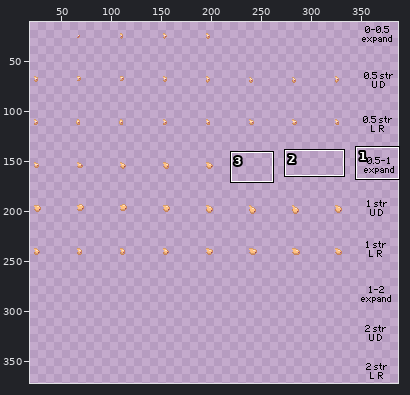
Edited in one commit: sprite sheet (humanoid/any/sbqVoreParts/breastsBack.png). The picture above shows the old version from afar; the outline marks the close-up.
Close-up. Old version:
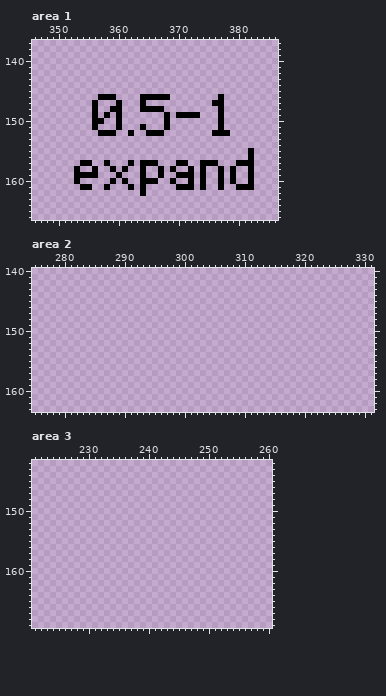
The file is 387x387 pixels. Shown: area 1: x 346..386, y 137..166; area 2: x 275..331, y 140..163; area 3: x 221..260, y 142..169. The wide view leaves out empty margins. The commit also changed other parts of the picture, which this record leaves out.
The result:
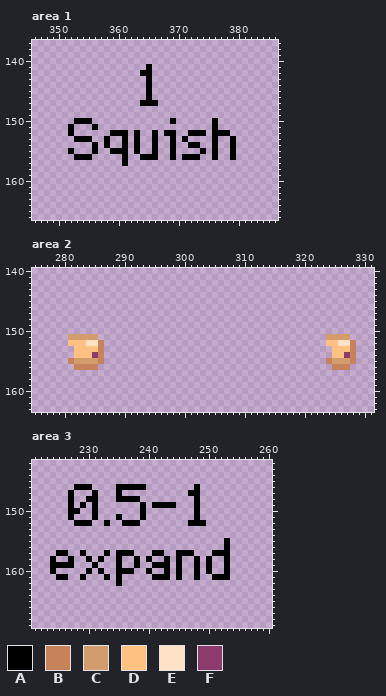
Palette (. is transparent): A #000000  B #c7815b  C #d39c6c  D #ffc181  E #ffe2c5  F #8b3c6c
Diff:
--- area 1
@@ x 346..386 @@
 140 .........................................
-141 .........................................
-142 .........................................
-143 .........................................
-144 .........................................
-145 .........................................
-146 ...........AAA....AAAAA........A.........
-147 ..........A...A...A...........AA.........
-148 ..........A..AA...AAAA.........A.........
-149 ..........A.A.A.......A.AAAA...A.........
-150 ..........AA..A.......A........A.........
-151 ..........A...A...A...A........A.........
-152 ...........AAA..A..AAA........AAA........
-153 .........................................
-154 .........................................
-155 ....................................A....
-156 ....................................A....
-157 ........AA..A...A.AAA...AA..AAA...AAA....
-158 .......A..A..A.A..A..A.A..A.A..A.A..A....
-159 .......AAAA...A...A..A..AAA.A..A.A..A....
-160 .......A.....A.A..AAA..A..A.A..A.A..A....
-161 ........AA..A...A.A.....AAA.A..A..AAA....
-162 ..................A......................
+141 ...................A.....................
+142 ..................AA.....................
+143 ...................A.....................
+144 ...................A.....................
+145 ...................A.....................
+146 ...................A.....................
+147 ..................AAA....................
+148 .........................................
+149 .........................................
+150 .......AAA.............A......A..........
+151 ......A...A...................A..........
+152 ......A......AAA.A..A.AA..AAA.AAA........
+153 .......AAA..A..A.A..A..A.A....A..A.......
+154 ..........A.A..A.A..A..A..AA..A..A.......
+155 ......A...A..AAA.A..A..A....A.A..A.......
+156 .......AAA.....A..AAA..A.AAA..A..A.......
+157 ...............A.........................
+158 .........................................
+159 .........................................
+160 .........................................
+161 .........................................
+162 .........................................
 163 .........................................
--- area 2
@@ x 275..331 @@
 150 .........................................................
-151 .........................................................
-152 .........................................................
-153 .........................................................
-154 .........................................................
-155 .........................................................
-156 .........................................................
+151 ......CCCCC......................................CCCC....
+152 ......DDDEEB.....................................DDEEB...
+153 .......DDDDB......................................DDDB...
+154 .......DDDFB......................................DDFB...
+155 ......BCCCCB.....................................BCCCB...
+156 .......BBBB.......................................BBB....
 157 .........................................................
--- area 3
@@ x 221..260 @@
 145 ........................................
-146 ........................................
-147 ........................................
-148 ........................................
-149 ........................................
-150 ........................................
-151 ........................................
-152 ........................................
+146 .......AAA....AAAAA........A............
+147 ......A...A...A...........AA............
+148 ......A..AA...AAAA.........A............
+149 ......A.A.A.......A.AAAA...A............
+150 ......AA..A.......A........A............
+151 ......A...A...A...A........A............
+152 .......AAA..A..AAA........AAA...........
 153 ........................................
 154 ........................................
-155 ........................................
-156 ........................................
-157 ........................................
-158 ........................................
-159 ........................................
-160 ........................................
-161 ........................................
-162 ........................................
+155 ................................A.......
+156 ................................A.......
+157 ....AA..A...A.AAA...AA..AAA...AAA.......
+158 ...A..A..A.A..A..A.A..A.A..A.A..A.......
+159 ...AAAA...A...A..A..AAA.A..A.A..A.......
+160 ...A.....A.A..AAA..A..A.A..A.A..A.......
+161 ....AA..A...A.A.....AAA.A..A..AAA.......
+162 ..............A.........................
 163 ........................................
Boxes around the changes in both close-ups, in picture pixels (x1, y1, x2, y2):
changed: (68, 64, 254, 196)
added: (68, 334, 104, 370)
added: (326, 334, 356, 370)
added: (50, 484, 230, 586)
